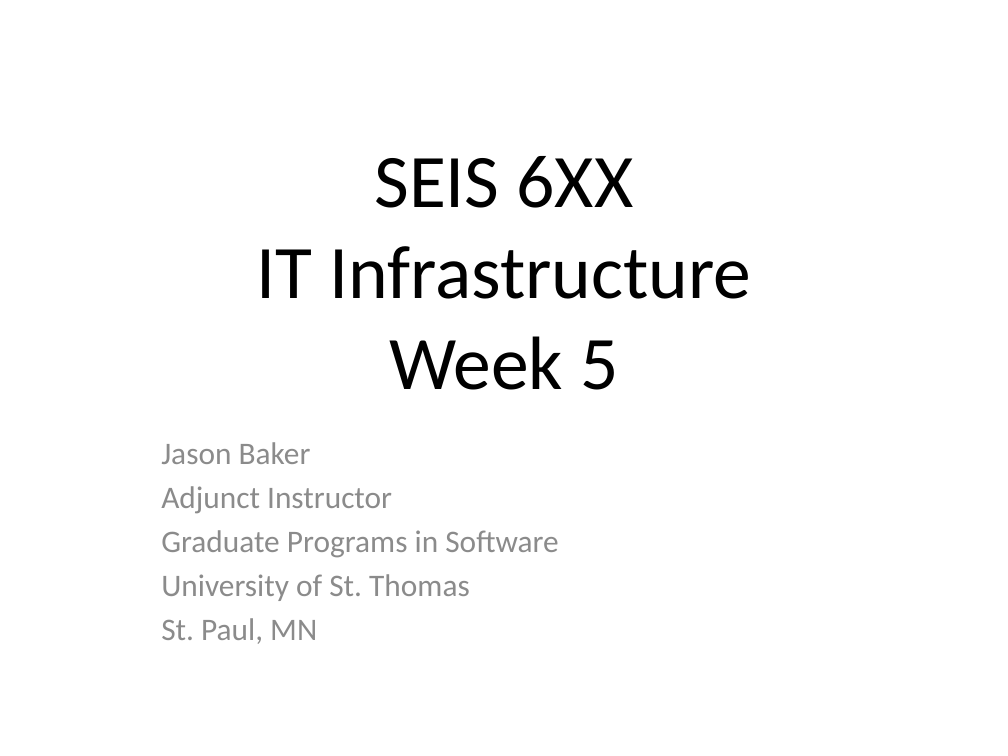
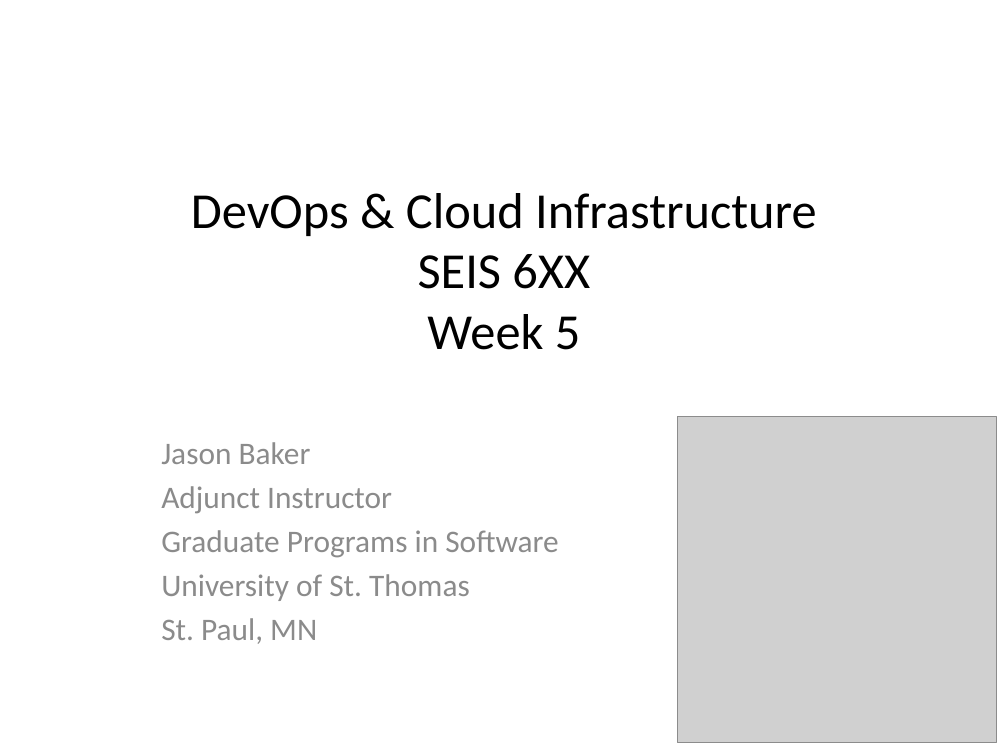
Before and after one commit to jasondbaker/infrastructure-class, a slide deck: slide 1 of infrastructure-week-5.pptx. Drawn at 1008x756 pixels with LibreOffice and Linux fonts; fonts in the diff are those of the drawing; grey boxes stand for pictures. Boxes give left, top, right and bottom in pixels: in the first picture for what was removed or moved away, otherwise in the second. Text is boxed around its words. In the diff, an @@ line names an element or a change of style, - is before the commit and + after.

Commit message:
create week 6 presentation

```diff
--- a/infrastructure-week-5.pptx
+++ b/infrastructure-week-5.pptx
@@ title at <box>191,193,816,350</box>: text changed; size 54 to 36 pt @@
-SEIS 6XX
-IT Infrastructure
-Week 5
+DevOps & Cloud Infrastructure
+SEIS 6XX
+Week 5
@@ picture added at <box>677,416,996,742</box> @@
```
Also in this commit, not shown: 3 other slides changed, 32 other files.
